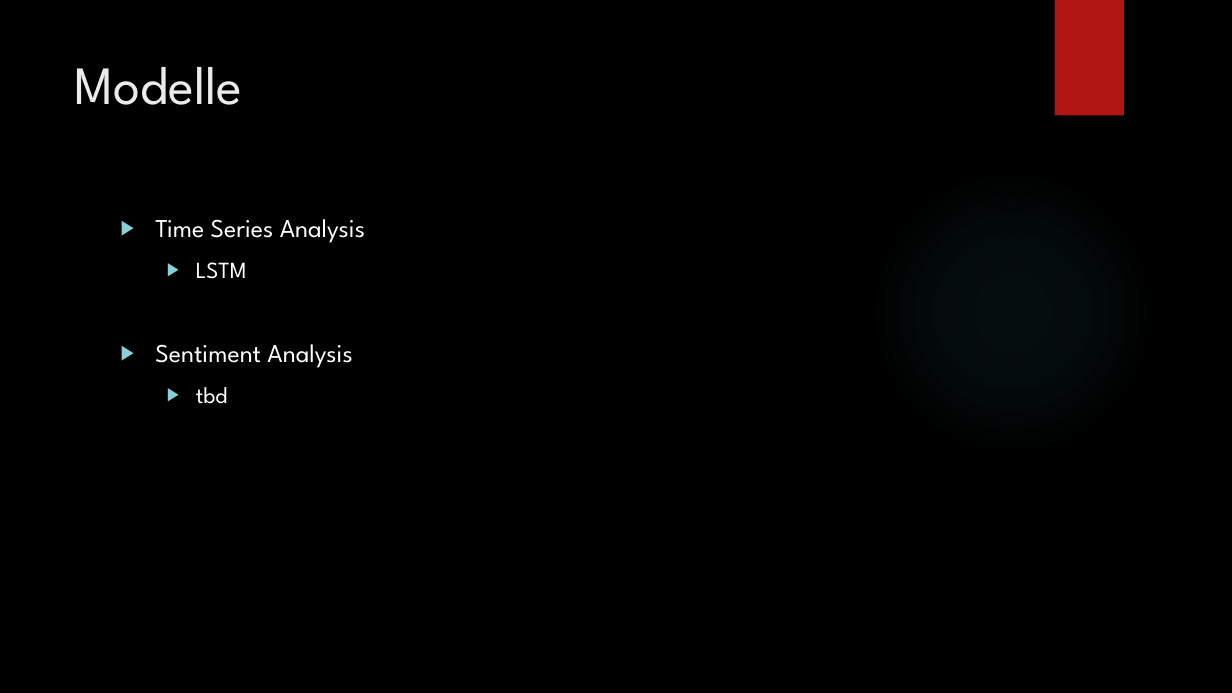
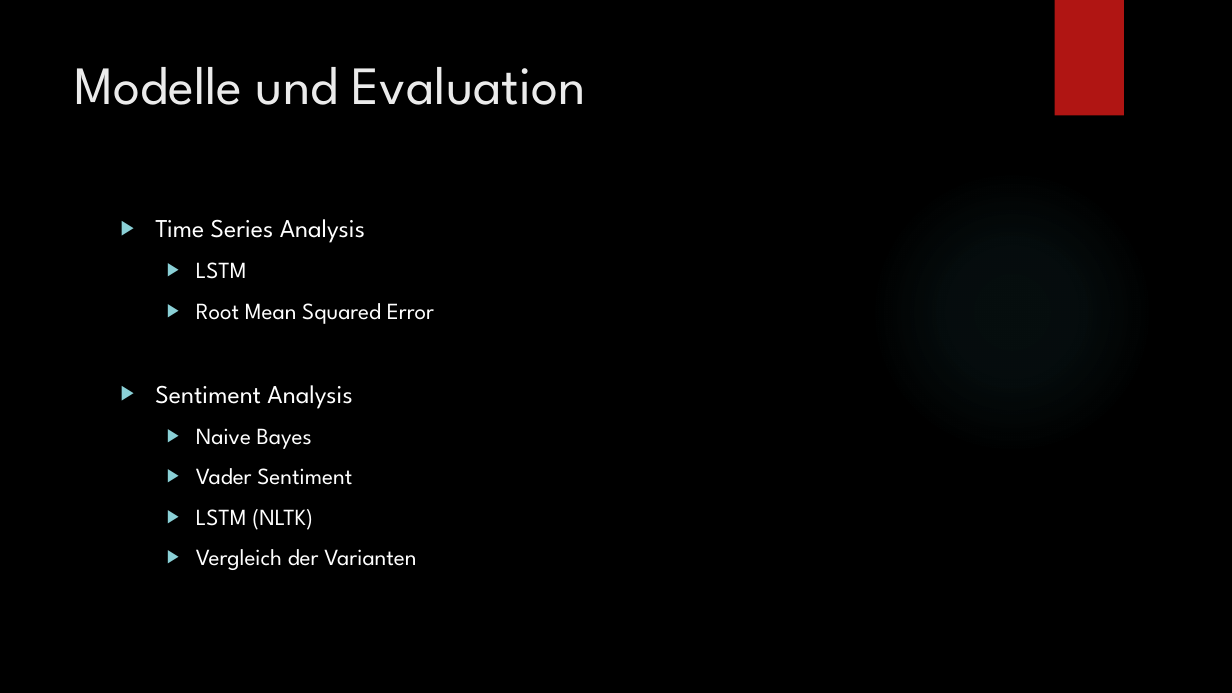
Before and after one commit to lukasbach00/stonktogether, a slide deck: slide 5 of NLP Präsentation.pptx. Drawn at 1232x693 pixels with LibreOffice and Linux fonts; fonts in the diff are those of the drawing; background and template pictures are left out. Boxes give left, top, right and bottom in pixels: in the first picture for what was removed or moved away, otherwise in the second. Text is boxed around its words. In the diff, an @@ line names an element or a change of style, - is before the commit and + after.

```diff
--- a/NLP Präsentation.pptx
+++ b/NLP Präsentation.pptx
@@ title at [75,67,586,105]: text changed @@
-Modelle
+Modelle und Evaluation
@@ text at [196,303,434,324]: paragraph added @@
+  ▶ Root Mean Squared Error
@@ text at [196,428,416,570]: text changed @@
-  ▶ tbd
+  ▶ Naive Bayes
+  ▶ Vader Sentiment
+  ▶ LSTM (NLTK)
+  ▶ Vergleich der Varianten
```
Also in this commit, not shown: 7 other slides changed, 2 slides removed, 1 other file.
